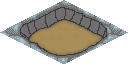
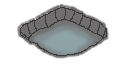
Two versions of the same layered image (w=128, h=64). Layer-by-layer changes:
painted on "Layer" over [left=29, top=20, right=102, bottom=55]
hid "t_rock.png" over [left=0, top=0, right=128, bottom=64]
